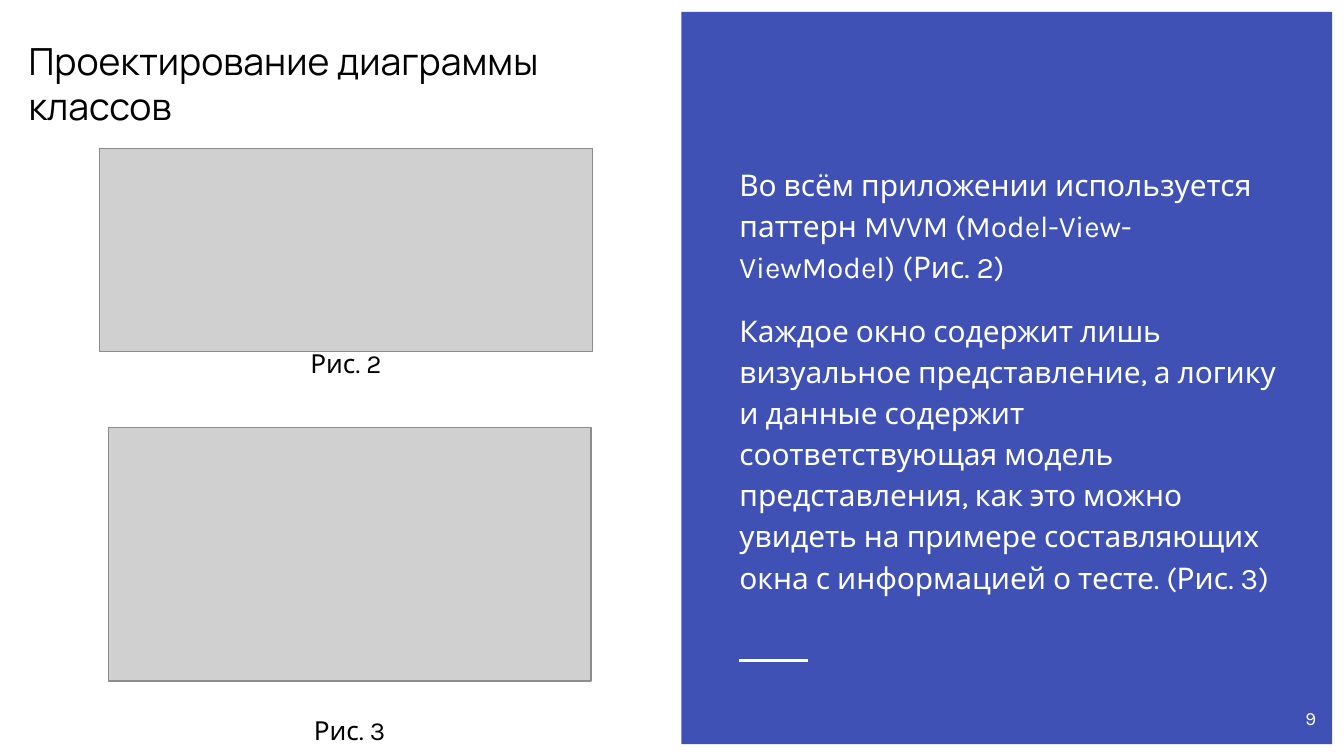
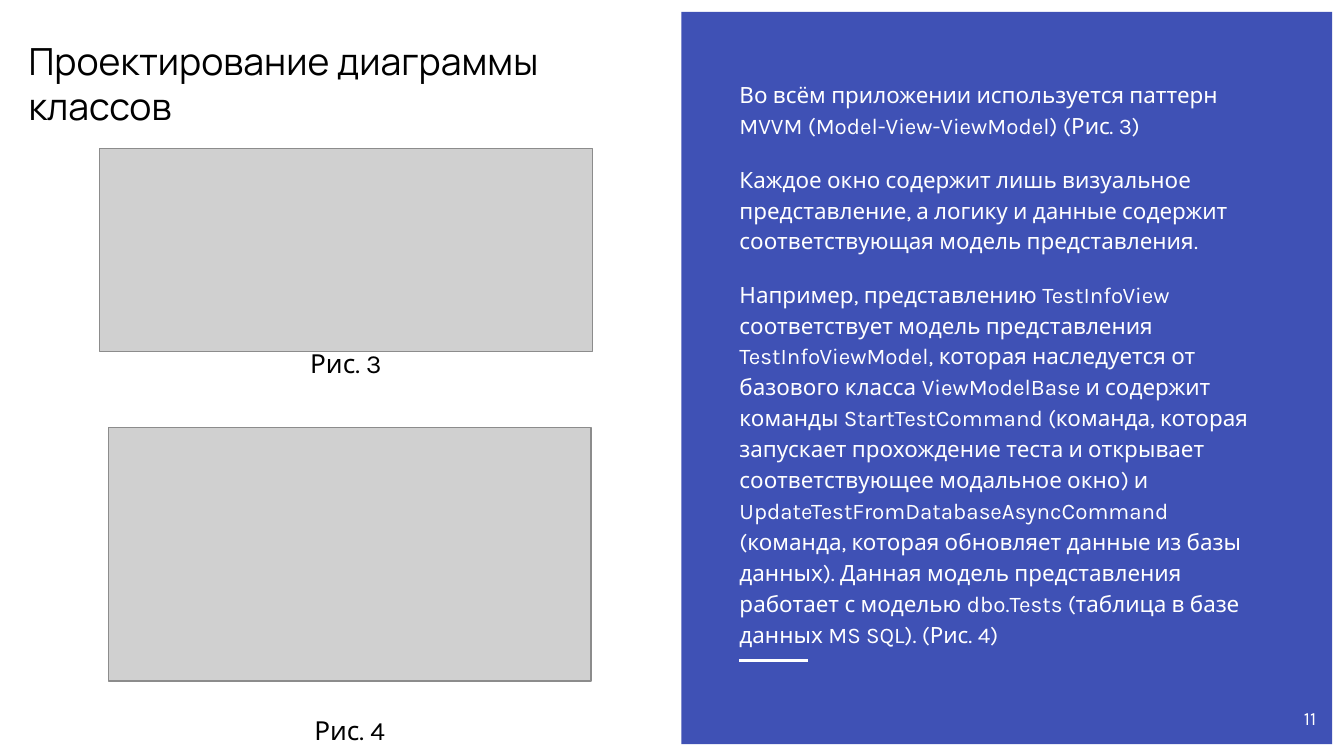
Before and after one commit to BnnQ/TestingSystem, a slide deck: slide 11 of Docs/M_Курсовой проект приложение «Система тестирования».pptx (slide 9 before the commit). Drawn at 1344x756 pixels with LibreOffice and Linux fonts; fonts in the diff are those of the drawing; grey boxes stand for pictures. Boxes give left, top, right and bottom in pixels: in the first picture for what was removed or moved away, otherwise in the second. Text is boxed around its words. In the diff, an @@ line names an element or a change of style, - is before the commit and + after.

```diff
--- a/Docs/M_Курсовой проект приложение «Система тестирования».pptx
+++ b/Docs/M_Курсовой проект приложение «Система тестирования».pptx
@@ text at (x1=739, y1=91, x2=1248, y2=647): text changed; size 16 to 12 pt @@
-Во всём приложении используется паттерн MVVM (Model-View-ViewModel) (Рис. 2)
-Каждое окно содержит лишь визуальное представление, а логику и данные содержит соответствующая модель представления, как это можно увидеть на примере составляющих окна с информацией о тесте. (Рис. 3)
+Во всём приложении используется паттерн MVVM (Model-View-ViewModel) (Рис. 3)
+Каждое окно содержит лишь визуальное представление, а логику и данные содержит соответствующая модель представления.
+Например, представлению TestInfoView соответствует модель представления TestInfoViewModel, которая наследуется от базового класса ViewModelBase и содержит команды StartTestCommand (команда, которая запускает прохождение теста и открывает соответствующее модальное окно) и UpdateTestFromDatabaseAsyncCommand (команда, которая обновляет данные из базы данных). Данная модель представления работает с моделью dbo.Tests (таблица в базе данных MS SQL). (Рис. 4)
@@ text "Рис. 3" rewrapped from (x1=314, y1=721, x2=385, y2=741) to (x1=310, y1=349, x2=381, y2=374) @@
@@ text removed at (x1=310, y1=349, x2=381, y2=374) @@
-Рис. 2
@@ page number at (x1=1304, y1=713, x2=1316, y2=725): text changed @@
-9
+11
@@ text added at (x1=314, y1=721, x2=385, y2=741), 14 pt, text #000000 @@
+Рис. 4
```
Also in this commit, not shown: 5 other slides changed, 3 slides added, 2 other files.
